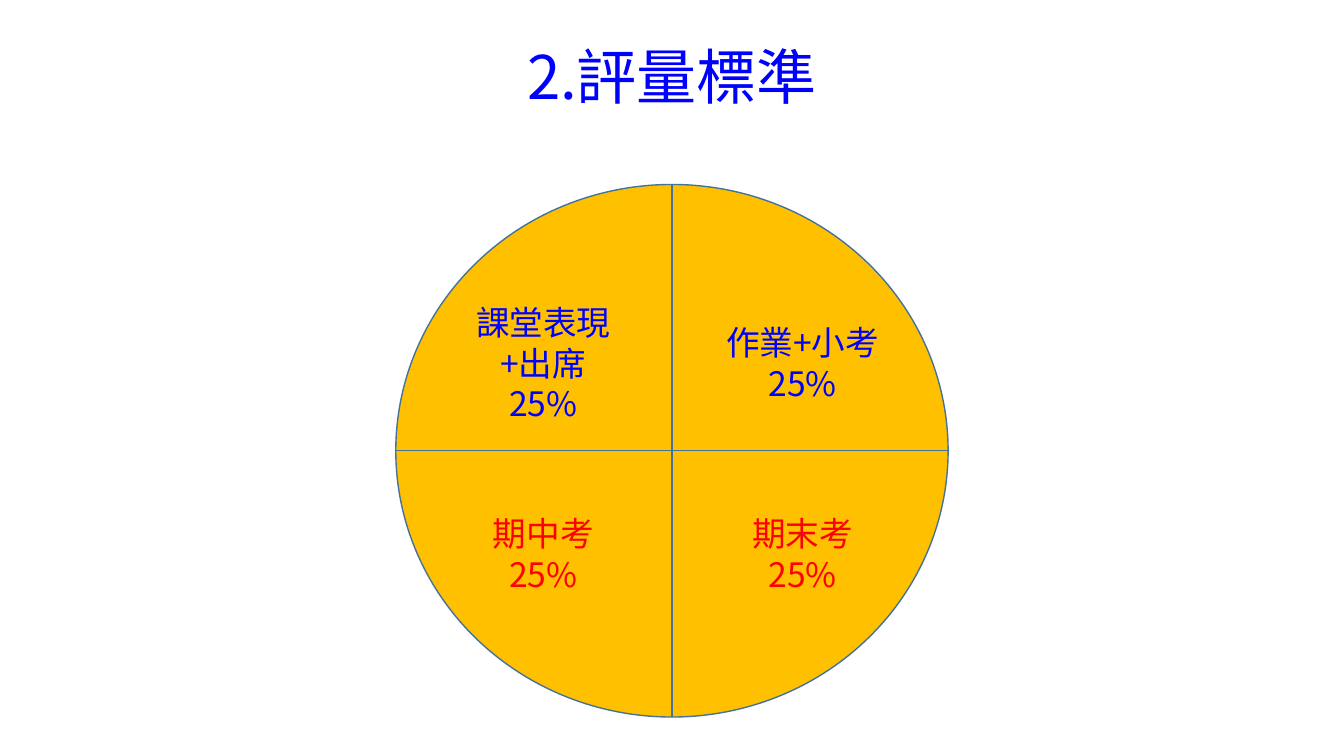
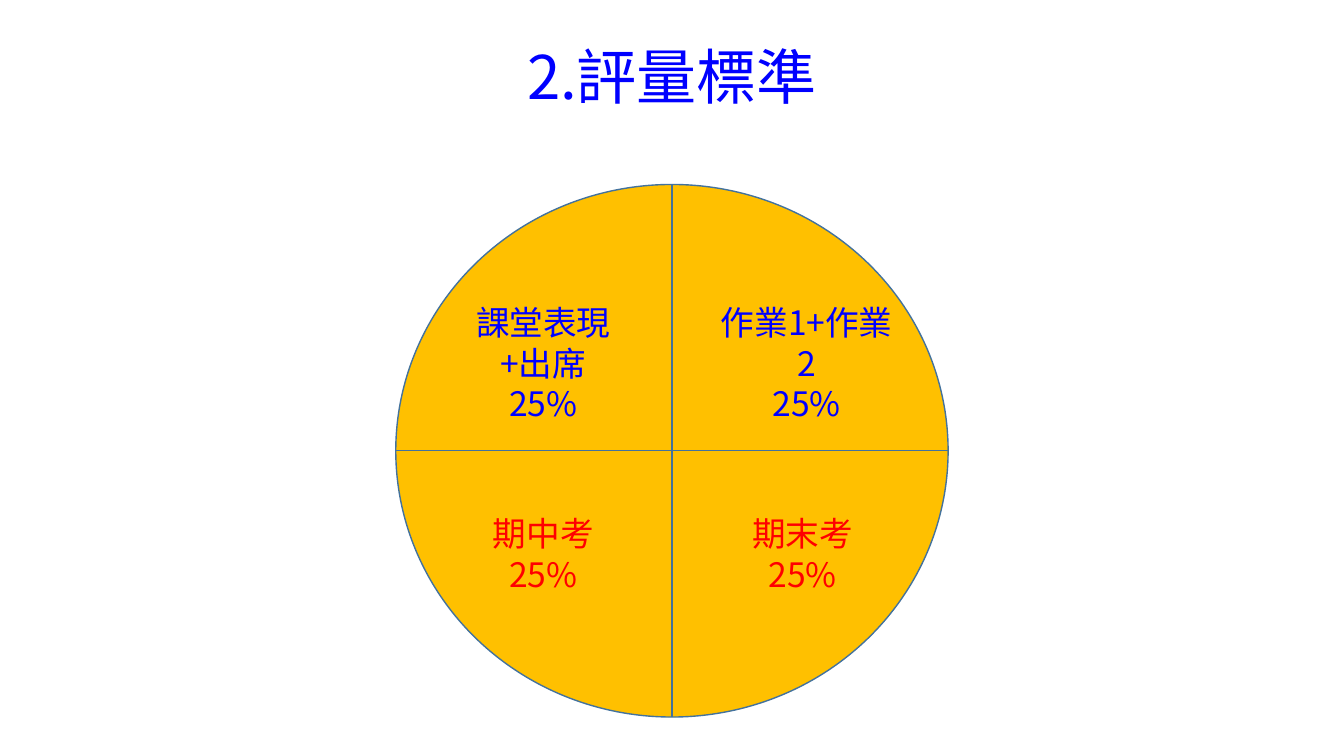
Before and after one commit to chih-chengwu/NET-Programming-MD, a slide deck: slide 3 of 第一週_1.課堂規定_評量標準_及課程進度安排.pptx. Drawn at 1344x756 pixels with LibreOffice and Linux fonts; fonts in the diff are those of the drawing. Boxes give left, top, right and bottom in pixels: in the first picture for what was removed or moved away, otherwise in the second. Text is boxed around its words. In the diff, an @@ line names an element or a change of style, - is before the commit and + after.

Commit message:
0222-3

```diff
--- a/第一週_1.課堂規定_評量標準_及課程進度安排.pptx
+++ b/第一週_1.課堂規定_評量標準_及課程進度安排.pptx
@@ pill shape "作業1+作業2": place and size @@
-pill shape "作業1+作業2" at box(691, 322, 914, 403)
+pill shape "作業1+作業2" at box(691, 322, 923, 403)
@@ text in pill shape at box(721, 306, 893, 376): text changed @@
-作業+小考
+作業1+作業2
```
